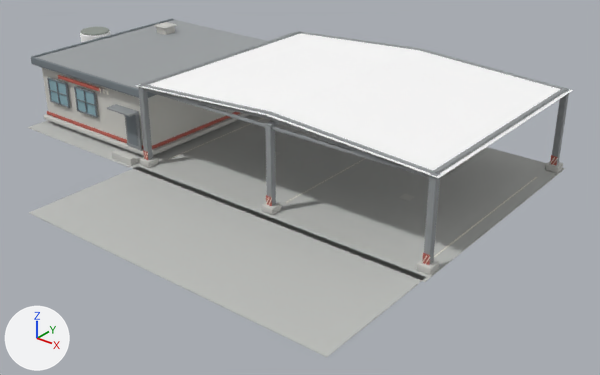
What one commit did to the Blender file assets/building/generated/earthworks_facility.blend.
Both versions are drawn from a camera (50 mm lens) standing at (40.9, -48.4, 26.9) and looking at (4.6, -3.0, -1.3). Lighting does not change. The marker at lower left points along +X, +Y and +Z. The first picture is the older version.

Objects in the first picture: 'bay_line_1', 'bay_line_3', 'canopy_front_post_2', 'canopy_front_post_3', 'canopy_longitudinal_rail_1', 'canopy_longitudinal_rail_3', 'canopy_roof_left', 'canopy_roof_right', 'dispatch_office_main_shell', 'dispatch_office_roof', 'front_entry_apron', 'front_truss_bottom', 'office_plinth', 'office_roof_edge_front', 'parking_surface' and 33 more.
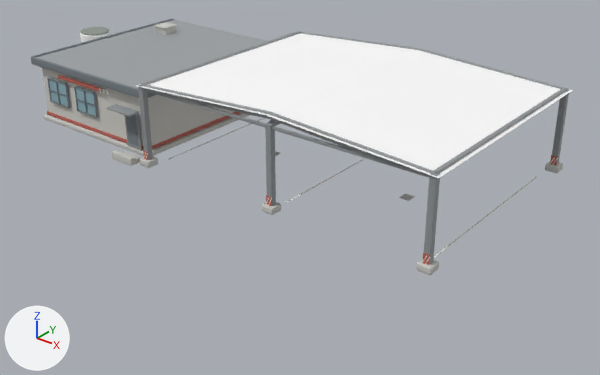
Commit message: Use native asphalt surface for facility forecourt

The change in detail:
Mesh me_cube_080_1 is new.
It is a copy of me_cube_082.
Mesh me_cube_067_1 is new.
It is a copy of me_cube_069.
Object 'parking_surface' (ob_parking_surface) is deleted.
Object 'front_entry_apron' (ob_front_entry_apron) is deleted.
Object 'dispatch_mark_slash_3' (ob_dispatch_mark_slash_3) now shows me_cube_031 instead of me_cube_033.
Object 'canopy_longitudinal_rail_1' (ob_canopy_longitudinal_rail_1) now shows me_cube_067_1 instead of me_cube_069.
Object 'canopy_longitudinal_rail_3' (ob_canopy_longitudinal_rail_3) now shows me_cube_069 instead of me_cube_071.
Object 'bay_line_1' (ob_bay_line_1) now shows me_cube_080_1 instead of me_cube_082.
Object 'bay_line_3' (ob_bay_line_3) now shows me_cube_082 instead of me_cube_084.

Location of each change, (x1, y1, x2, y2) in pixels of the pictures (600 x 375 px):
'front_entry_apron', deleted: before (29, 167, 425, 357)
'parking_surface', deleted: before (27, 115, 565, 282)
